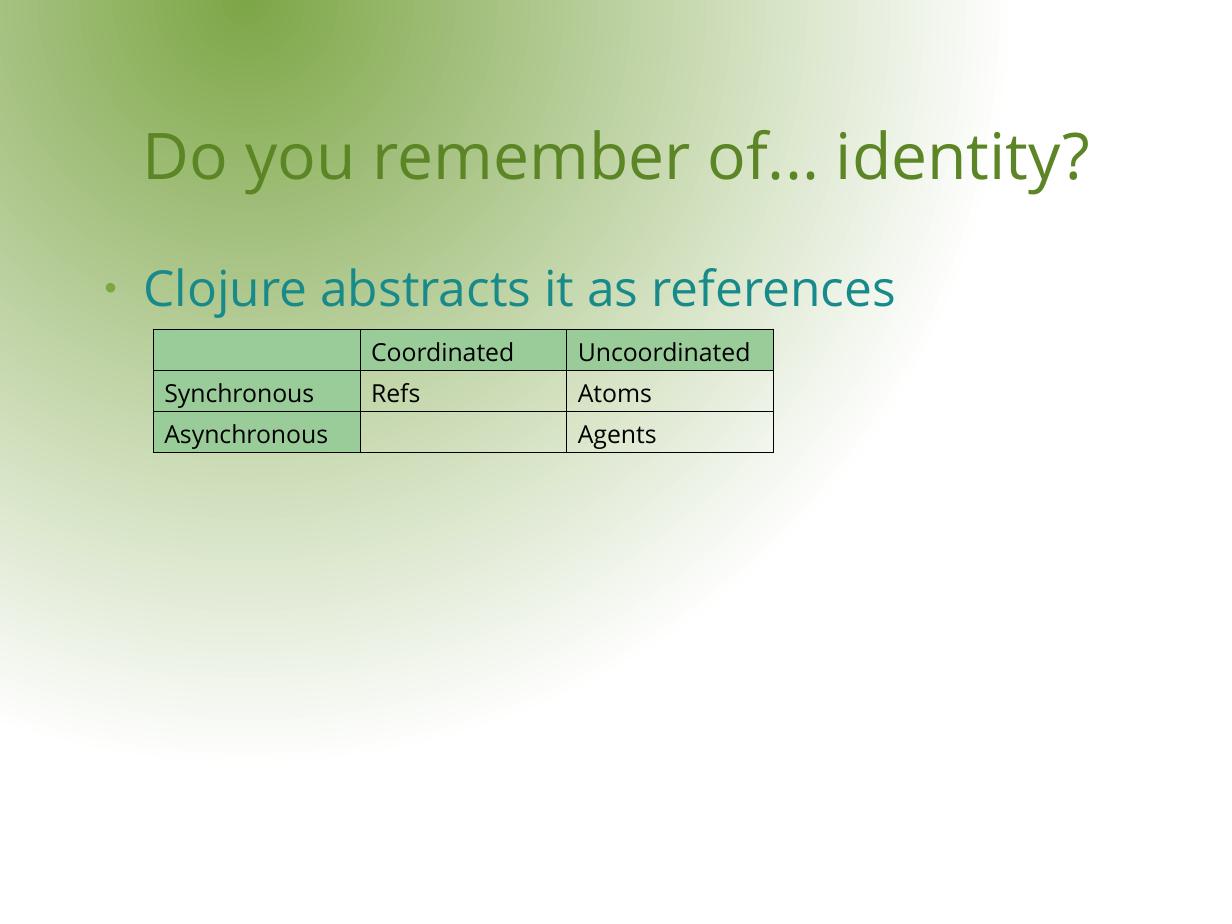
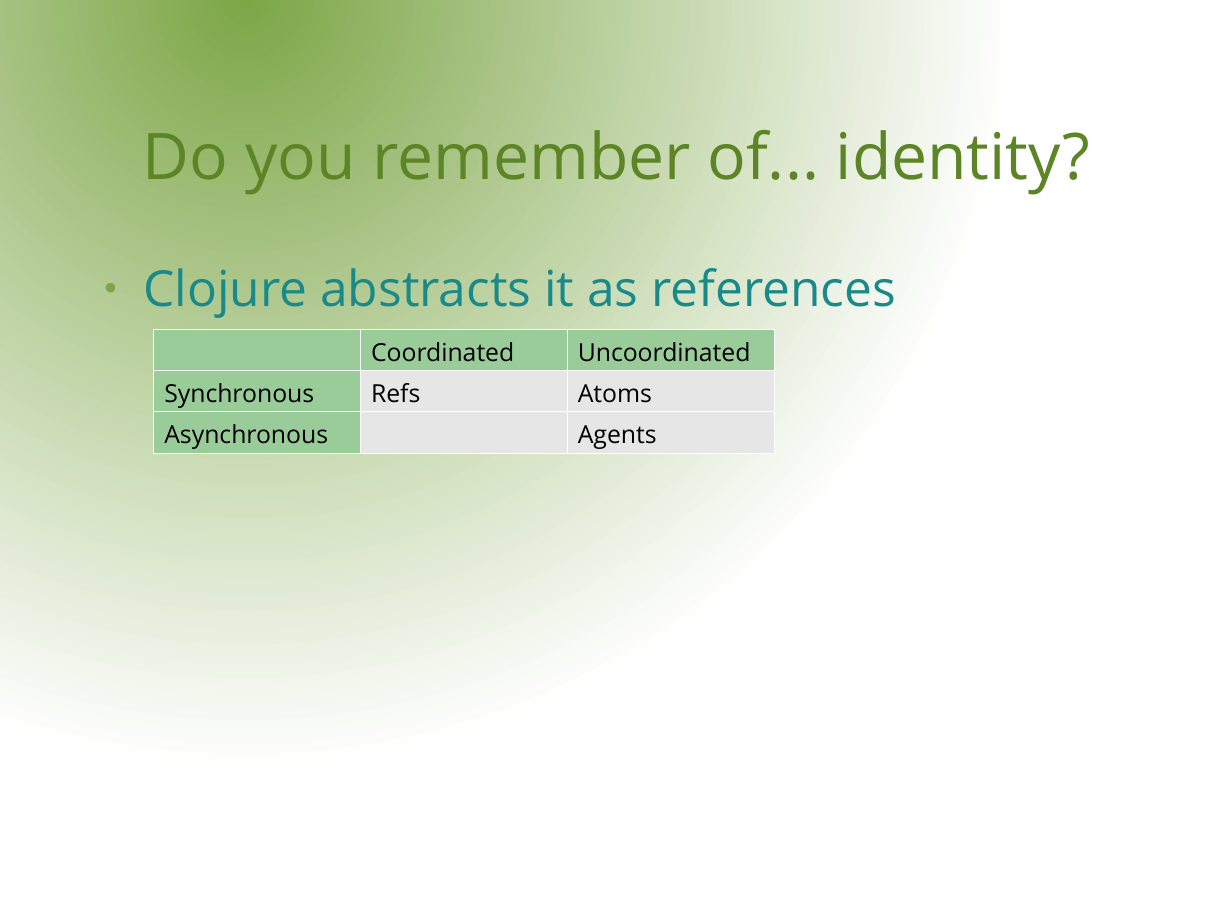
Before and after one commit to rssole/voxxed, a slide deck: slide 10 of resources/presentation/VoxxedDays.odp (slide 11 before the commit). Drawn at 1232x924 pixels with LibreOffice and Linux fonts; fonts in the diff are those of the drawing; background and template pictures are left out. Boxes give left, top, right and bottom in pixels: in the first picture for what was removed or moved away, otherwise in the second. Text is boxed around its words. In the diff, an @@ line names an element or a change of style, - is before the commit and + after.

```diff
--- a/resources/presentation/VoxxedDays.odp
+++ b/resources/presentation/VoxxedDays.odp
@@ table at box(153, 329, 774, 464) @@
@@ fill none to #E6E6E6 in 3 cells @@
@@ borders changed @@
```
Also in this commit, not shown: 1 other slide changed, 1 slide removed, 6 other files.
